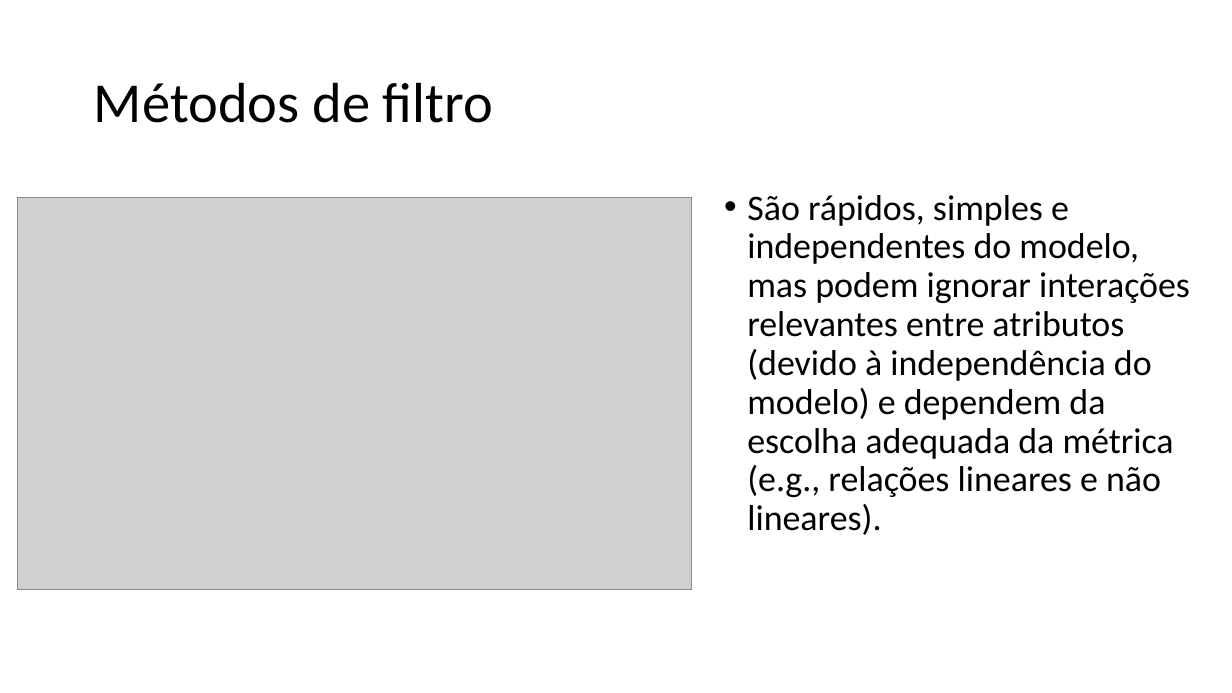
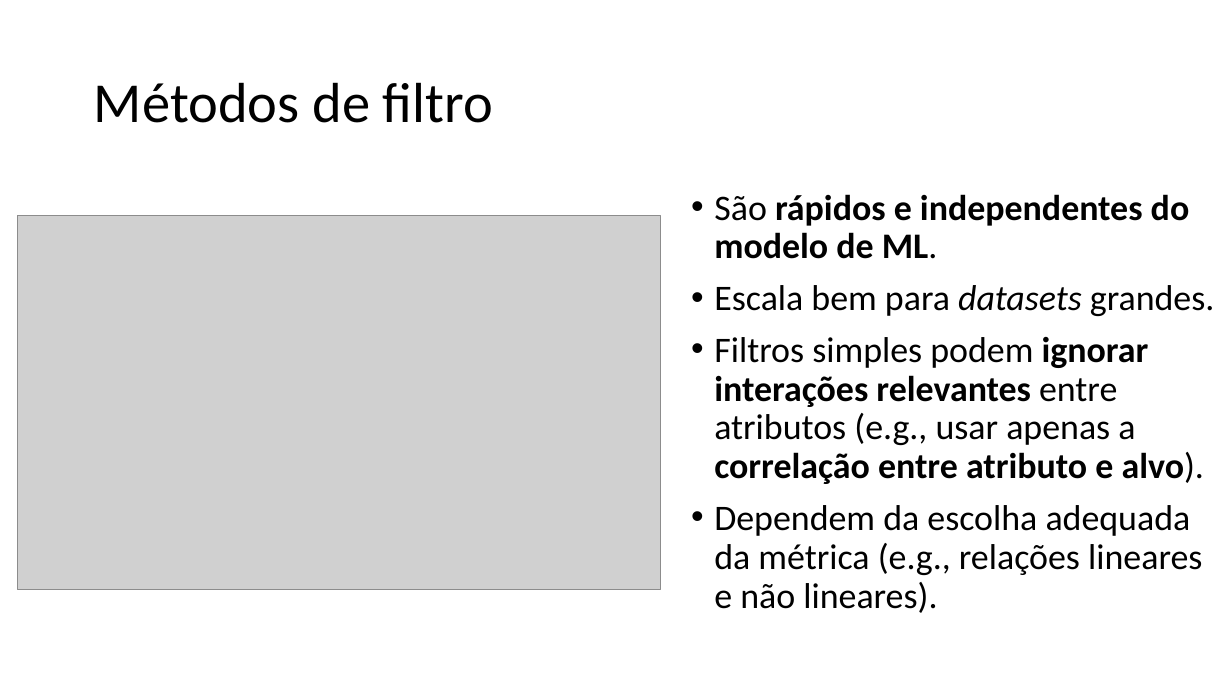
Before and after one commit to zz4fap/c24_inteligencia_artificial, a slide deck: slide 44 of slides/C24_Transformações.pptx (slide 42 before the commit). Drawn at 1232x693 pixels with LibreOffice and Linux fonts; fonts in the diff are those of the drawing; grey boxes stand for pictures. Boxes give left, top, right and bottom in pixels: in the first picture for what was removed or moved away, otherwise in the second. Text is boxed around its words. In the diff, an @@ line names an element or a change of style, - is before the commit and + after.

```diff
--- a/slides/C24_Transformações.pptx
+++ b/slides/C24_Transformações.pptx
@@ text at [714,194,1214,613]: text changed @@
-• São rápidos, simples e independentes do modelo, mas podem ignorar interações relevantes entre atributos (devido à independência do modelo) e dependem da escolha adequada da métrica (e.g., relações lineares e não lineares).
+• São rápidos e independentes do modelo de ML.
+• Escala bem para datasets grandes.
+• Filtros simples podem ignorar interações relevantes entre atributos (e.g., usar apenas a correlação entre atributo e alvo).
+• Dependem da escolha adequada da métrica (e.g., relações lineares e não lineares).
@@ picture: place and size @@
-picture at [18,197,692,590]
+picture at [18,215,661,590]
```
Also in this commit, not shown: 35 other slides changed, 5 slides added, 2 slides removed, 5 other files.
